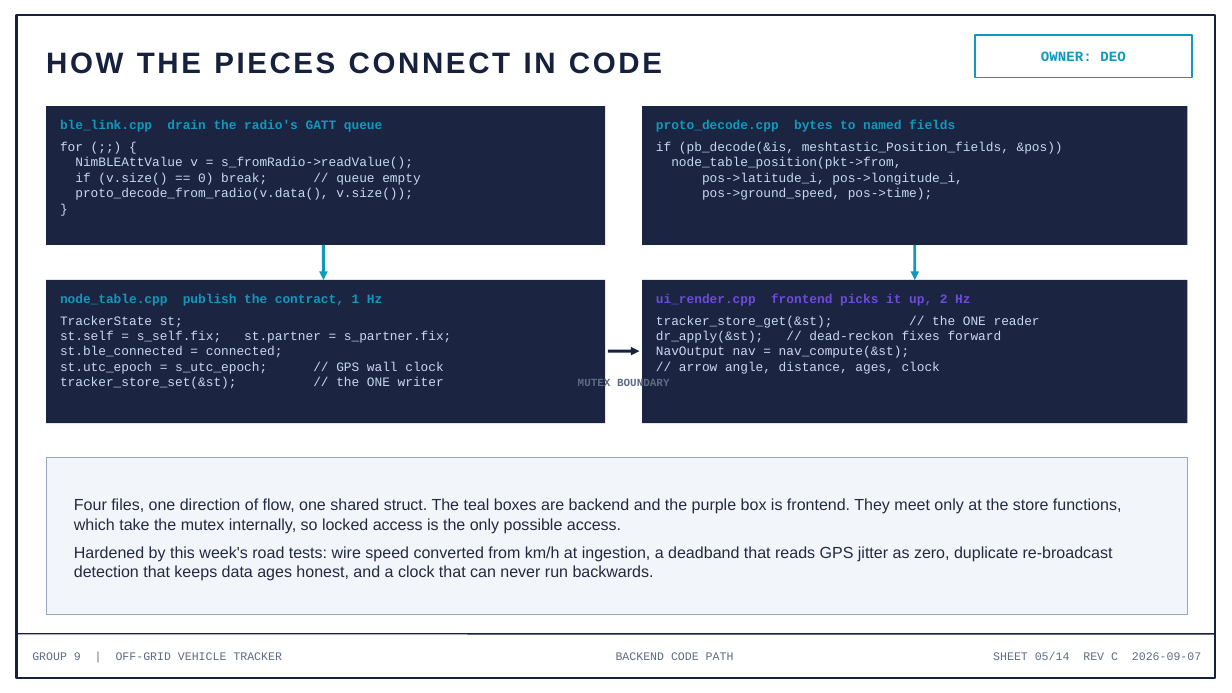
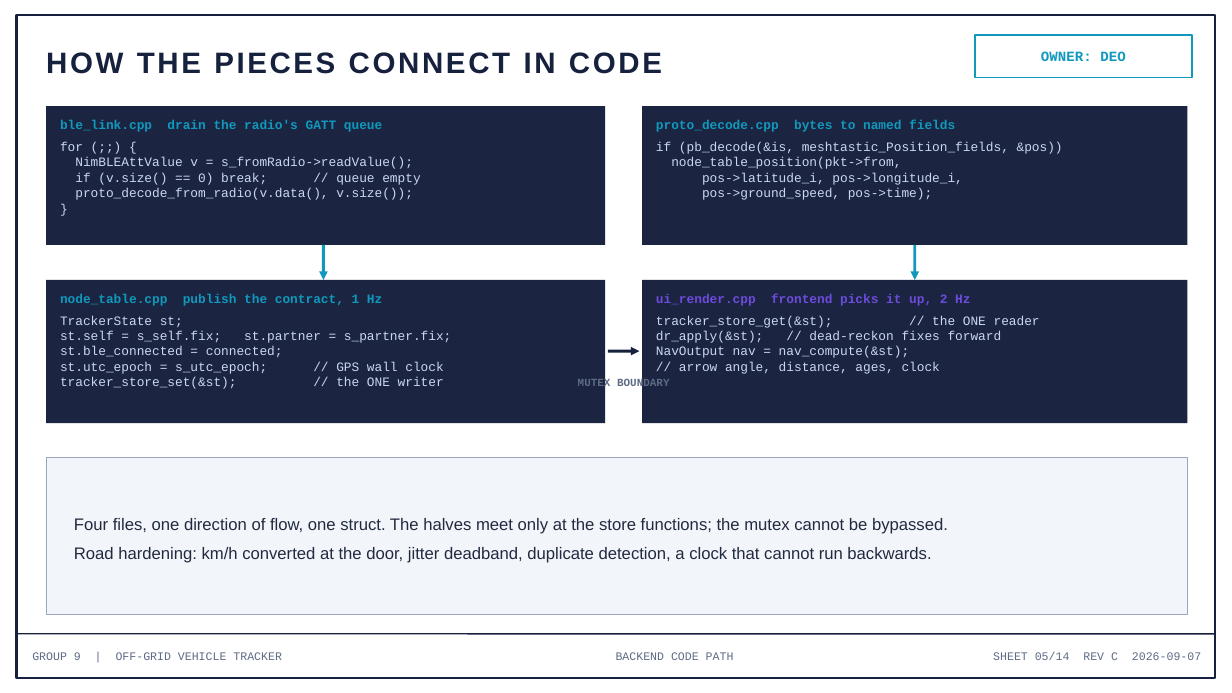
Before and after one commit to deosgracius/offgrid-vehicle-tracker, a slide deck: slide 5 of docs/presentations/Group9_Presentation3_Week3.pptx. Drawn at 1232x693 pixels with LibreOffice and Linux fonts; fonts in the diff are those of the drawing. Boxes give left, top, right and bottom in pixels: in the first picture for what was removed or moved away, otherwise in the second. Text is boxed around its words. In the diff, an @@ line names an element or a change of style, - is before the commit and + after.

```diff
--- a/docs/presentations/Group9_Presentation3_Week3.pptx
+++ b/docs/presentations/Group9_Presentation3_Week3.pptx
@@ text at box(74, 518, 948, 563): text changed; size 12.5 to 13 pt @@
-Four files, one direction of flow, one shared struct. The teal boxes are backend and the purple box is frontend. They meet only at the store functions, which take the mutex internally, so locked access is the only possible access.
-Hardened by this week's road tests: wire speed converted from km/h at ingestion, a deadband that reads GPS jitter as zero, duplicate re-broadcast detection that keeps data ages honest, and a clock that can never run backwards.
+Four files, one direction of flow, one struct. The halves meet only at the store functions; the mutex cannot be bypassed.
+Road hardening: km/h converted at the door, jitter deadband, duplicate detection, a clock that cannot run backwards.
```
Also in this commit, not shown: 11 other slides changed, 1 other file.
